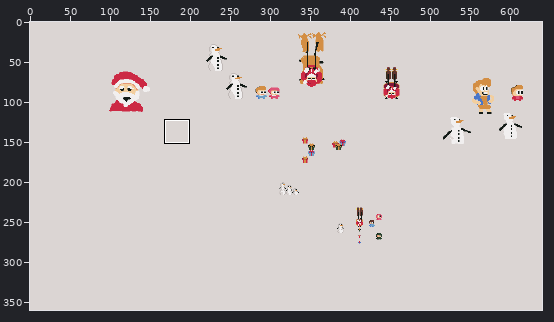
Edited in one commit: pixel-art file (rouge/Assets/Art/Drafts.aseprite). Above: a wide view before the commit, with the close-up outlined.
Close-up. Old version:
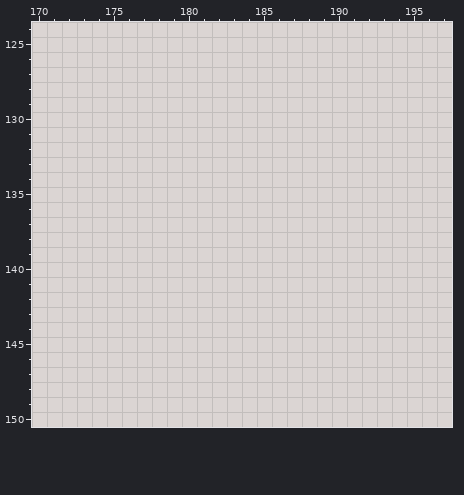
640x360 pixels, 1 frame. Shown: x 170..197, y 124..150.
Now the later version:
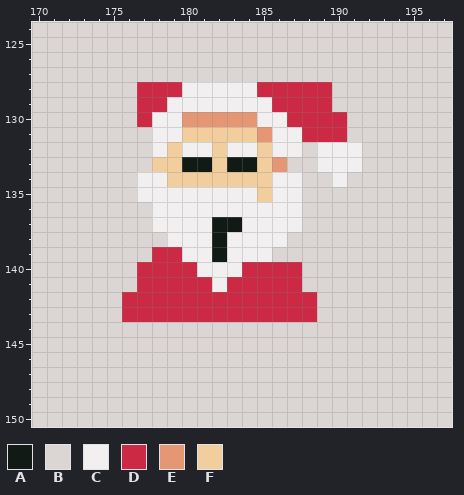
Palette (. is transparent): A #121a16  B #dbd5d3  C #f1efef  D #cc2944  E #e59775  F #f2ce9e
Edits made:
layer "Flattened #2" added
Layer "Flattened #2":
y 128: x 177..189 BBBBBBBBBBBBB -> DDDCCCCCDDDDD
y 129: x 177..189 BBBBBBBBBBBBB -> DDCCCCCCCDDDD
y 130: x 177..190 BBBBBBBBBBBBBB -> DCCEEEEECCDDDD
y 131: x 178..190 BBBBBBBBBBBBB -> CCFFFFFECCDDD
y 132: x 178..187 BBBBBBBBBB -> CFCCFCCFCC; x 189..191 BBB -> CCC
y 133: x 178..186 BBBBBBBBB -> FFAAFAAFE; x 189..191 BBB -> CCC
y 134: x 177..187 BBBBBBBBBBB -> CCFFFFFFFCC; x 190 B -> C
y 135: x 177..187 BBBBBBBBBBB -> CCCCCCCCFCC
y 136: x 178..187 BBBBBBBBBB -> CCCCCCCCCC
y 137: x 178..187 BBBBBBBBBB -> CCCCAACCCC
y 138: x 179..186 BBBBBBBB -> CCCACCCC
y 139: x 178..185 BBBBBBBB -> DDCCACCC
y 140: x 177..187 BBBBBBBBBBB -> DDDDCCCDDDD
y 141: x 177..187 BBBBBBBBBBB -> DDDDDCDDDDD
y 142..143: x 176..188 BBBBBBBBBBBBB -> DDDDDDDDDDDDD
Pixel boxes of the changes (left, top, right, bottom) in both close-ups:
changed: (122, 82, 362, 322)
